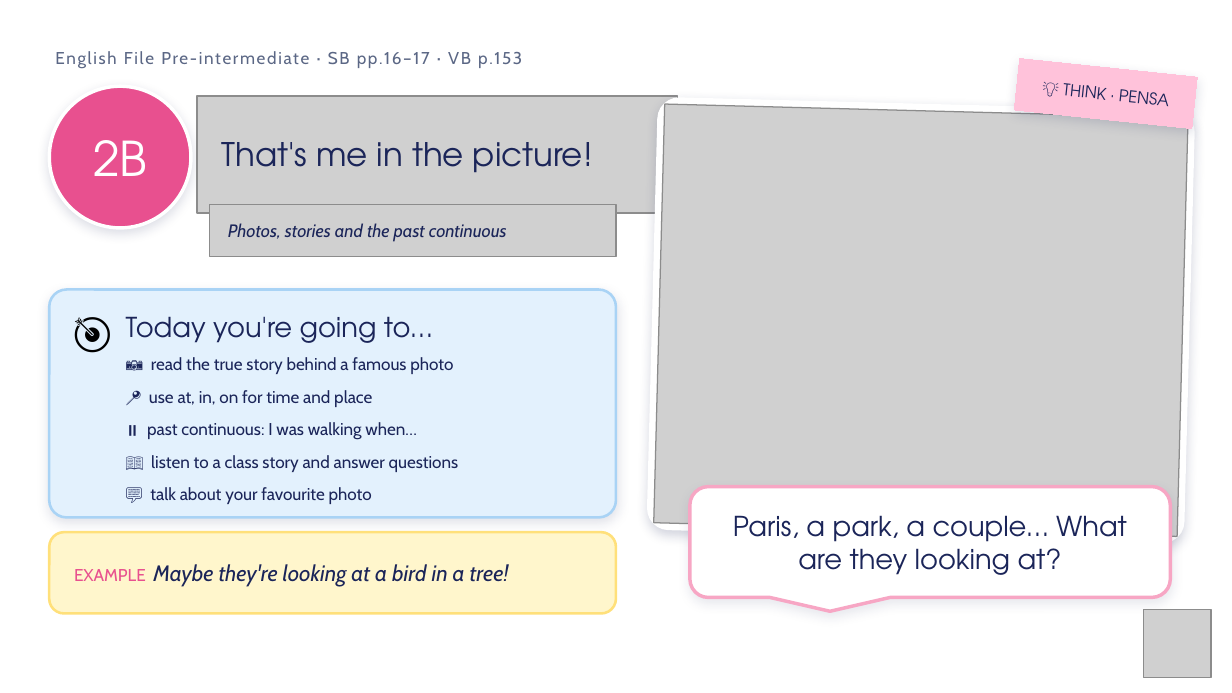
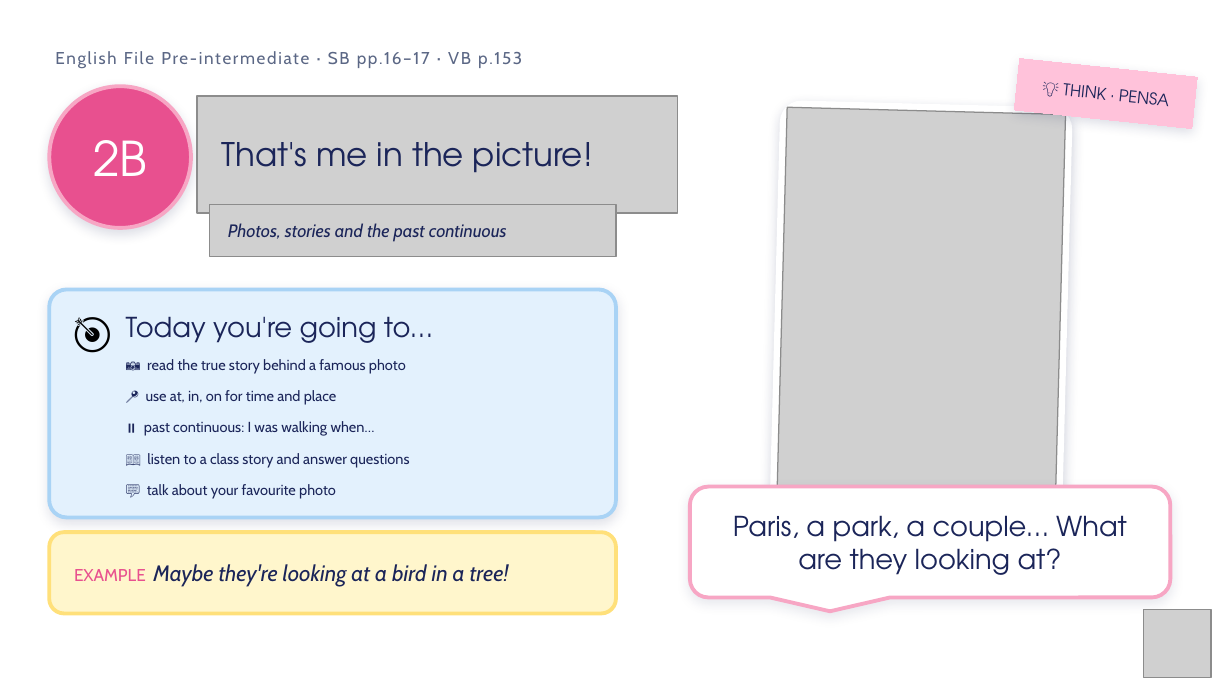
Before and after one commit to londonlanguageschool/Bagheria-, a slide deck: slide 1 of materials/A2/A2_2B_Thats_me_in_the_picture_v3.pptx. Drawn at 1232x693 pixels with LibreOffice and Linux fonts; fonts in the diff are those of the drawing; grey boxes stand for pictures; background and template pictures are left out. Boxes give left, top, right and bottom in pixels: in the first picture for what was removed or moved away, otherwise in the second. Text is boxed around its words. In the diff, an @@ line names an element or a change of style, - is before the commit and + after.

```diff
--- a/materials/A2/A2_2B_Thats_me_in_the_picture_v3.pptx
+++ b/materials/A2/A2_2B_Thats_me_in_the_picture_v3.pptx
@@ ellipse "2B" at bbox=[49, 86, 191, 228]: outline #FFFFFF 2 pt to #F7A6C4 2.25 pt @@
@@ rounded rectangle: place and size @@
-rounded rectangle at bbox=[647, 98, 1194, 543]
+rounded rectangle at bbox=[769, 101, 1071, 540]
@@ rounded rectangle at bbox=[769, 101, 1071, 540]: proportions changed @@
@@ picture: place and size @@
-picture at bbox=[654, 104, 1188, 537]
+picture at bbox=[776, 107, 1065, 533]
@@ rounded rectangle at bbox=[49, 290, 616, 517]: outline #A9D3F5 1.5 pt to #A9D3F5 2.25 pt @@
@@ text "📷 read the true story ..." at bbox=[144, 359, 409, 499]: size 10 to 8.5 pt; more space between paragraphs @@
@@ rounded speech box "Paris, a park, a couple… ..." at bbox=[690, 487, 1170, 598]: outline #F7A6C4 2 pt to #F7A6C4 2.25 pt @@
```
Also in this commit, not shown: 17 other slides changed, 3 slides added, 1 slide removed, 24 other files.
